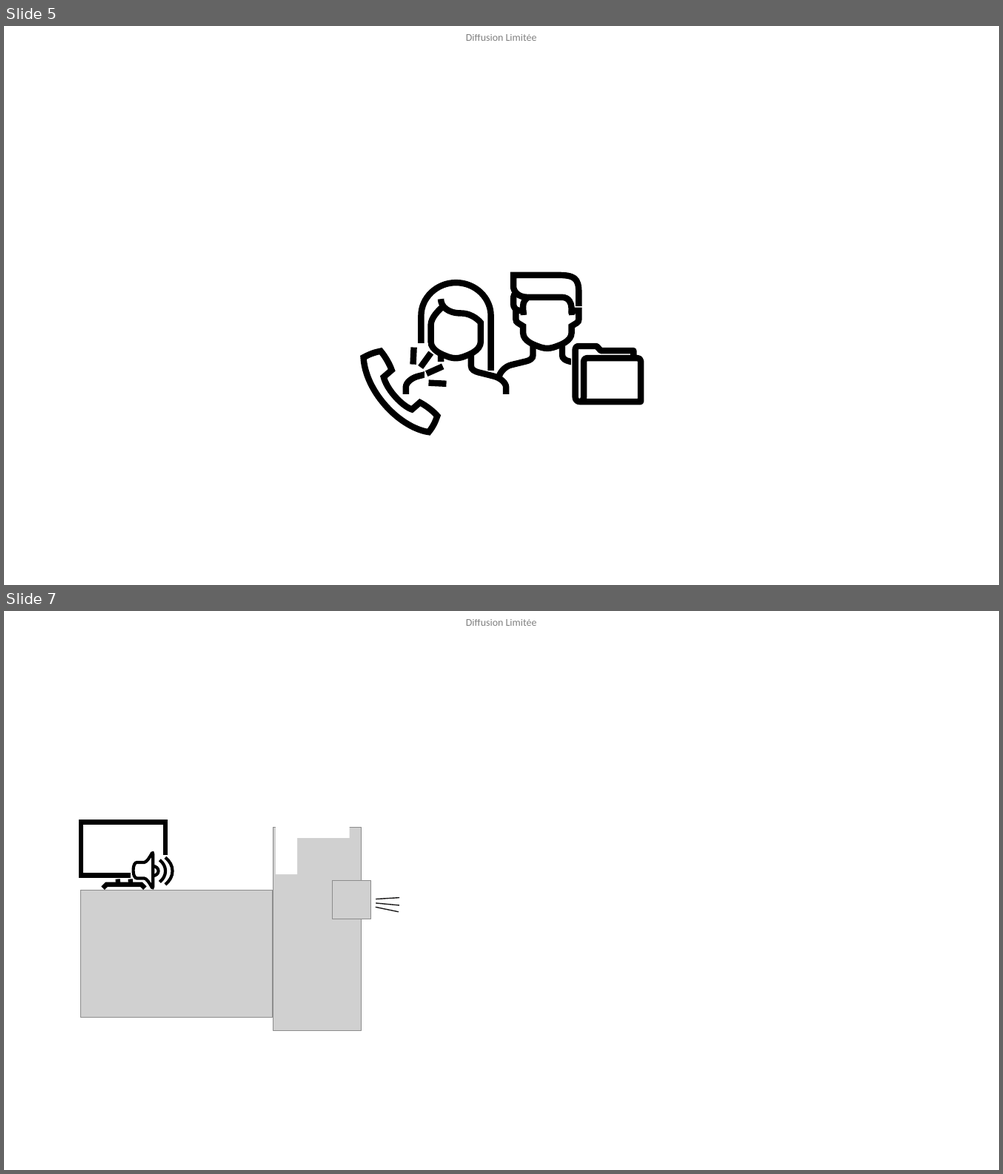
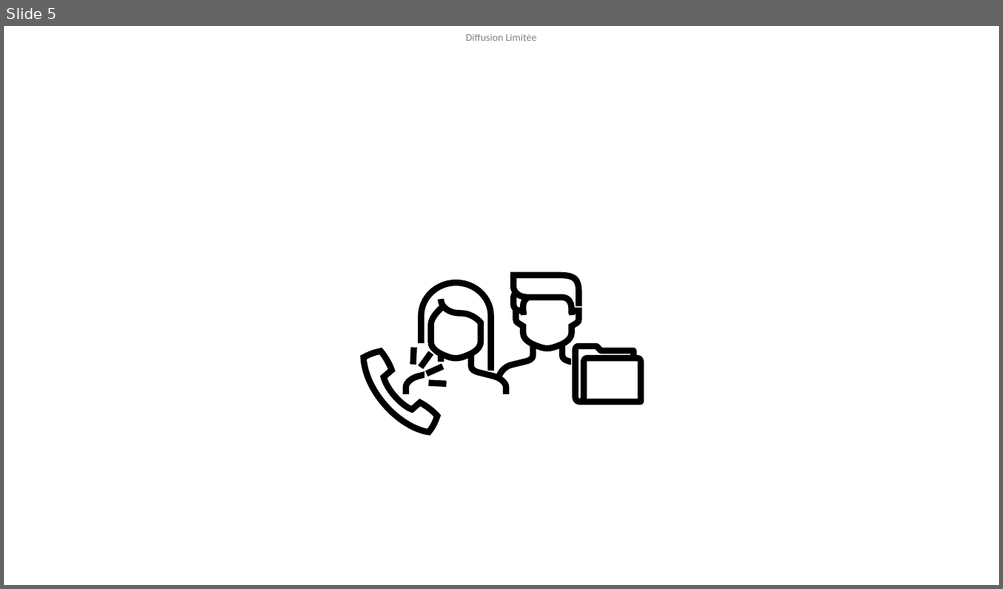
Before and after one commit to NathOrbit/NathOrbit.github.io, a slide deck: P_music_folder/PM_Orga_folder/Photos_gallery/illu_ppt.pptx. Shown one above the other, each under a label of ours: slides 5 and 7 before the commit, slide 5 after it; the slides between them are not shown. The pictures are 1003x1174 and 1003x589 pixels, drawn with LibreOffice and Linux fonts; fonts in the diff are those of the drawing; grey boxes stand for pictures. Boxes give left, top, right and bottom in pixels: in the first picture for what was removed or moved away, otherwise in the second. Text is boxed around its words. In the diff, an @@ line names an element or a change of style, - is before the commit and + after.

```diff
--- a/P_music_folder/PM_Orga_folder/Photos_gallery/illu_ppt.pptx
+++ b/P_music_folder/PM_Orga_folder/Photos_gallery/illu_ppt.pptx
@@ slide 7 removed at box(4, 611, 999, 1170), background #FFFFFF; not listed: 1 template element that a slide beside it also shows @@
@@ rectangle removed at box(276, 809, 297, 874) @@
@@ rectangle removed at box(292, 791, 350, 839) @@
@@ picture removed at box(273, 827, 361, 1031) @@
@@ group removed at box(133, 853, 173, 889): 4 freeform shapes @@
@@ picture removed at box(80, 891, 272, 1017) @@
@@ group removed at box(81, 822, 165, 889): 2 freeform shapes, 2 lines @@
@@ group removed at box(333, 880, 399, 919): 3 rounded rectangles, 1 picture @@
```
Also in this commit, not shown: 1 slide changed, 1 slide added, 2 other files.
